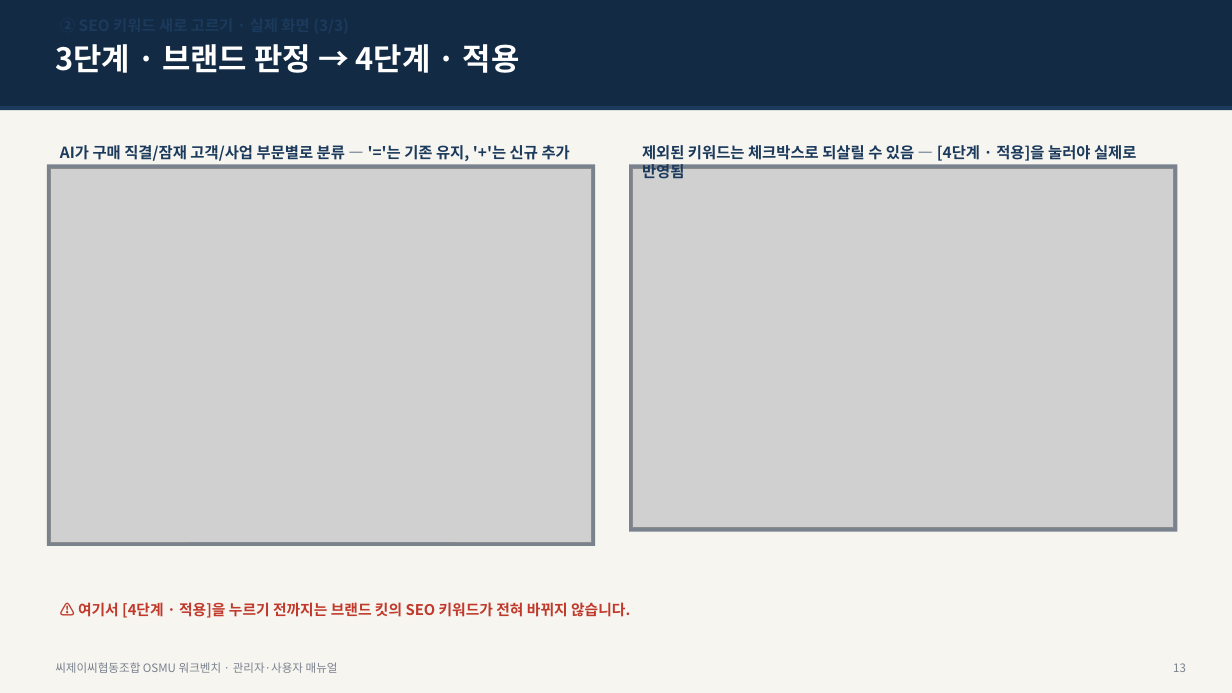
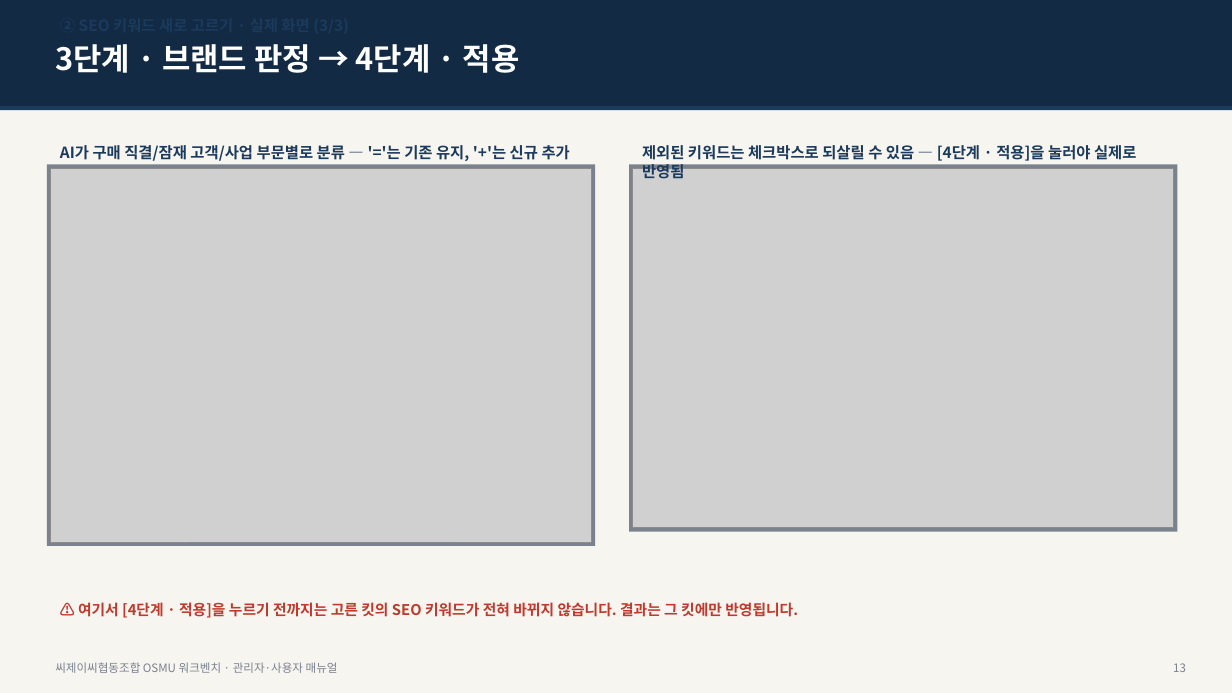
Before and after one commit to JaewooLee-AI/OSMU_cjc, a slide deck: slide 14 of docs/CJC_OSMU_사용자_매뉴얼.pptx. Drawn at 1232x693 pixels with LibreOffice and Linux fonts; fonts in the diff are those of the drawing; grey boxes stand for pictures. Boxes give left, top, right and bottom in pixels: in the first picture for what was removed or moved away, otherwise in the second. Text is boxed around its words. In the diff, an @@ line names an element or a change of style, - is before the commit and + after.

```diff
--- a/docs/CJC_OSMU_사용자_매뉴얼.pptx
+++ b/docs/CJC_OSMU_사용자_매뉴얼.pptx
@@ text at [78,602,798,618]: text changed @@
-⚠️ 여기서 [4단계 · 적용]을 누르기 전까지는 브랜드 킷의 SEO 키워드가 전혀 바뀌지 않습니다.
+⚠️ 여기서 [4단계 · 적용]을 누르기 전까지는 고른 킷의 SEO 키워드가 전혀 바뀌지 않습니다. 결과는 그 킷에만 반영됩니다.
```
Also in this commit, not shown: 6 other slides changed, 21 other files.
